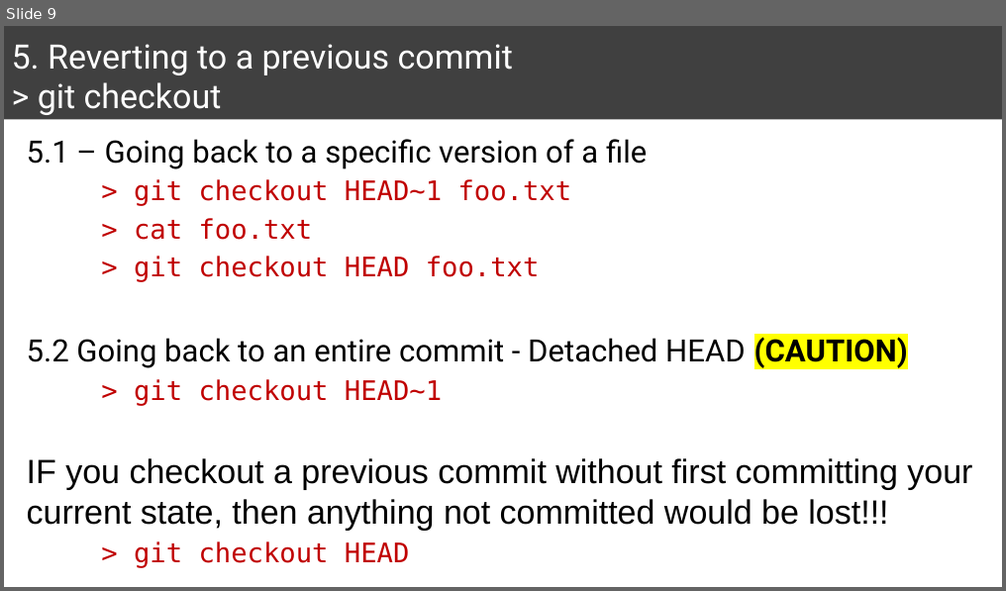
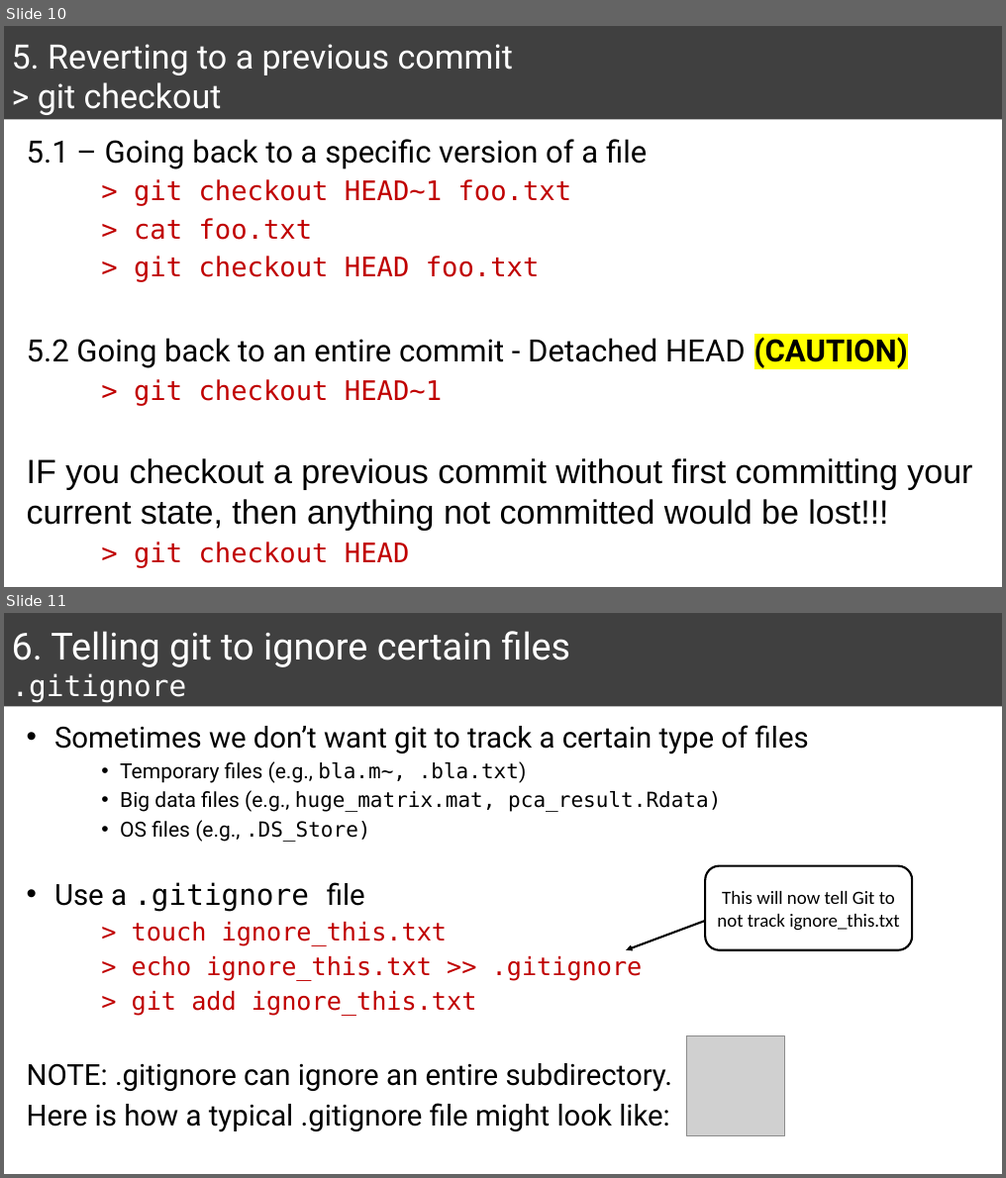
Before and after one commit to mychan24/git_github_workshop, a slide deck: Presentation1.pptx. Shown one above the other, each under a label of ours: slide 9 before the commit, slides 10 and 11 after it. The pictures are 1006x591 and 1006x1178 pixels, drawn with LibreOffice and Linux fonts; fonts in the diff are those of the drawing; grey boxes stand for pictures. Boxes give left, top, right and bottom in pixels: in the first picture for what was removed or moved away, otherwise in the second. Text is boxed around its words. In the diff, an @@ line names an element or a change of style, - is before the commit and + after.

```diff
--- a/Presentation1.pptx
+++ b/Presentation1.pptx
@@ slide 11 added at bbox=[4, 613, 1002, 1174], background #FFFFFF @@
@@ title added at bbox=[4, 613, 1002, 707], fill #404040, 36 pt, text #FFFFFF @@
+6. Telling git to ignore certain files
+.gitignore
@@ text added at bbox=[27, 725, 809, 1133], 28 pt, text #000000 @@
+• Sometimes we don’t want git to track a certain type of files
+    • Temporary files (e.g., bla.m~, .bla.txt)
+    • Big data files (e.g., huge_matrix.mat, pca_result.Rdata)
+    • OS files (e.g., .DS_Store)
+• Use a .gitignore file
+> touch ignore_this.txt
+> echo ignore_this.txt >> .gitignore
+> git add ignore_this.txt
+NOTE: .gitignore can ignore an entire subdirectory.
+Here is how a typical .gitignore file might look like:
@@ rounded rectangle added at bbox=[706, 866, 912, 951], fill #FFFFFF, outline #000000 2 pt, 18 pt, text #000000 @@
+This will now tell Git to not track ignore_this.txt
@@ arrow added from (706, 921) to (626, 951), #000000 2 pt @@
@@ picture added at bbox=[686, 1037, 785, 1137] @@
@@ what was slide 9 is now slide 10 @@
```
Also in this commit, not shown: 4 slides changed, 3 other slides added, 1 other file.
